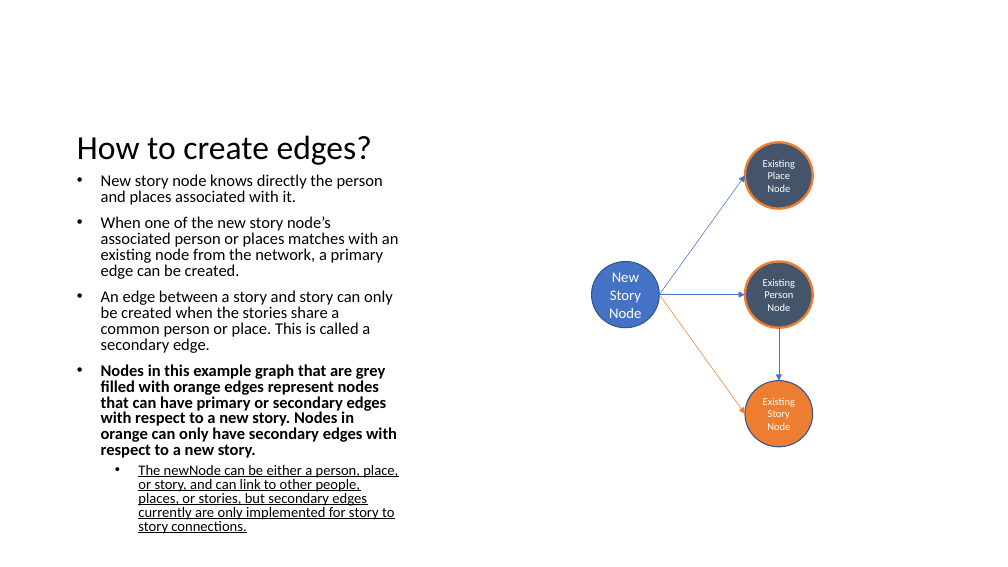
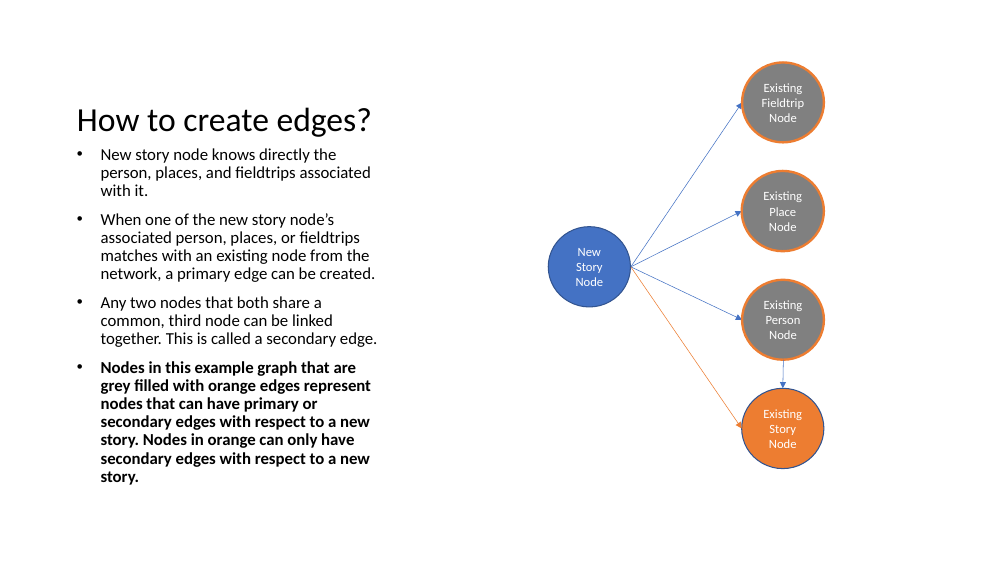
Before and after one commit to ScandinavianSection-UCLA/Nexus2, a slide deck: slide 6 of Documentation/UserNexus/How to Create Edges/UserNexusDocumentation.pptx. Drawn at 1008x567 pixels with LibreOffice and Linux fonts; fonts in the diff are those of the drawing. Boxes give left, top, right and bottom in pixels: in the first picture for what was removed or moved away, otherwise in the second. Text is boxed around its words. In the diff, an @@ line names an element or a change of style, - is before the commit and + after.

```diff
--- a/Documentation/UserNexus/How to Create Edges/UserNexusDocumentation.pptx
+++ b/Documentation/UserNexus/How to Create Edges/UserNexusDocumentation.pptx
@@ title "How to create edges?": place and size @@
-title "How to create edges?" at [77, 135, 372, 165]
+title "How to create edges?" at [77, 107, 372, 137]
@@ ellipse added at [743, 63, 824, 143], fill #808080, outline #ED7D31 2.25 pt, 12 pt, text #FFFFFF @@
+Existing Fieldtrip Node
@@ arrow added from (631, 267) to (743, 102), #4472C4 0.5 pt @@
@@ text "New story node knows directly ...": place and size @@
-text "New story node knows directly ..." at [101, 174, 399, 534]
+text "New story node knows directly ..." at [101, 148, 377, 485]
@@ text at [101, 148, 377, 347]: text changed; size 15.7 to 16 pt @@
-• New story node knows directly the person and places associated with it.
-• When one of the new story node’s associated person or places matches with an existing node from the network, a primary edge can be created.
-• An edge between a story and story can only be created when the stories share a common person or place. This is called a secondary edge.
+• New story node knows directly the person, places, and fieldtrips associated with it.
+• When one of the new story node’s associated person, places, or fieldtrips matches with an existing node from the network, a primary edge can be created.
+• Any two nodes that both share a common, third node can be linked together. This is called a secondary edge.
@@ ellipse "Existing Place Node" at [742, 171, 824, 251]: size 10 to 12 pt; fill #44546A to #808080 @@
@@ ellipse "Existing Place Node": place and size @@
-ellipse "Existing Place Node" at [745, 142, 813, 209]
+ellipse "Existing Place Node" at [742, 171, 824, 251]
@@ ellipse "New Story Node": place and size @@
-ellipse "New Story Node" at [591, 262, 659, 328]
+ellipse "New Story Node" at [548, 227, 631, 307]
@@ ellipse "New Story Node" at [548, 227, 631, 307]: size 14 to 12 pt @@
@@ arrow moved from (659, 295) - (745, 175) to (631, 267) - (742, 211) @@
@@ arrow moved from (659, 295) - (745, 414) to (631, 267) - (742, 429) @@
@@ arrow moved from (659, 295) - (745, 295) to (631, 267) - (743, 320) @@
@@ ellipse "Existing Person Node": place and size @@
-ellipse "Existing Person Node" at [745, 262, 813, 328]
+ellipse "Existing Person Node" at [743, 280, 824, 360]
@@ ellipse "Existing Person Node" at [743, 280, 824, 360]: size 10 to 12 pt; fill #44546A to #808080 @@
@@ text at [101, 361, 371, 485]: size 15.7 to 16 pt in "Nodes in this example graph that are ..."; line spacing 0.8 to 0.9 @@
@@ ellipse "Existing Story Node": place and size @@
-ellipse "Existing Story Node" at [745, 380, 813, 447]
+ellipse "Existing Story Node" at [742, 389, 824, 469]
@@ ellipse "Existing Story Node" at [742, 389, 824, 469]: size 10 to 12 pt @@
@@ arrow moved from (779, 328) - (779, 380) to (783, 360) - (783, 389) @@
@@ text at [138, 465, 398, 534]: paragraph removed @@
-  • The newNode can be either a person, place, or story, and can link to other people, places, or stories, but secondary edges currently are only implemented for story to story connections.
```
Also in this commit, not shown: 5 other slides changed, 2 slides removed.
